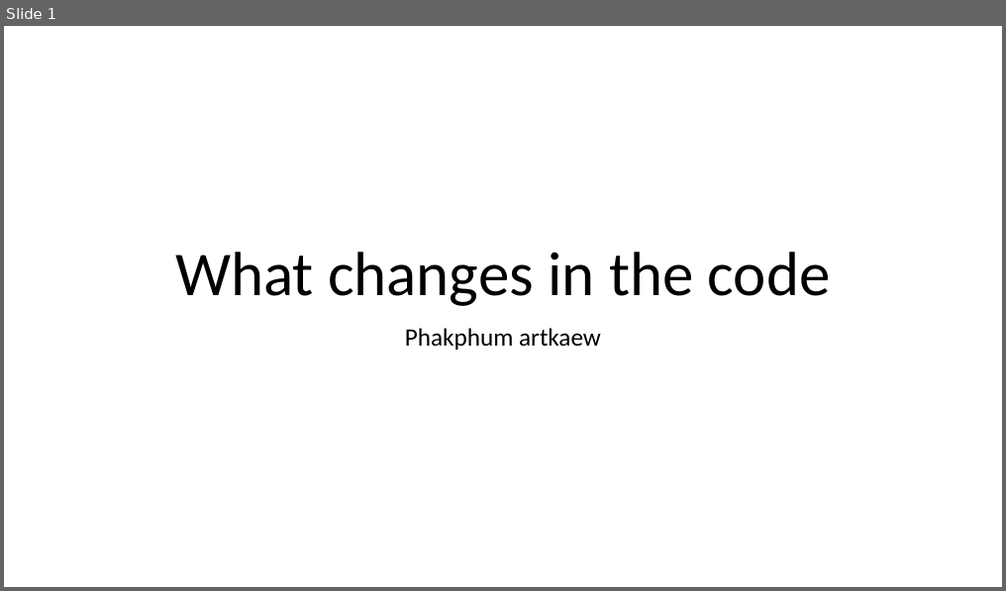
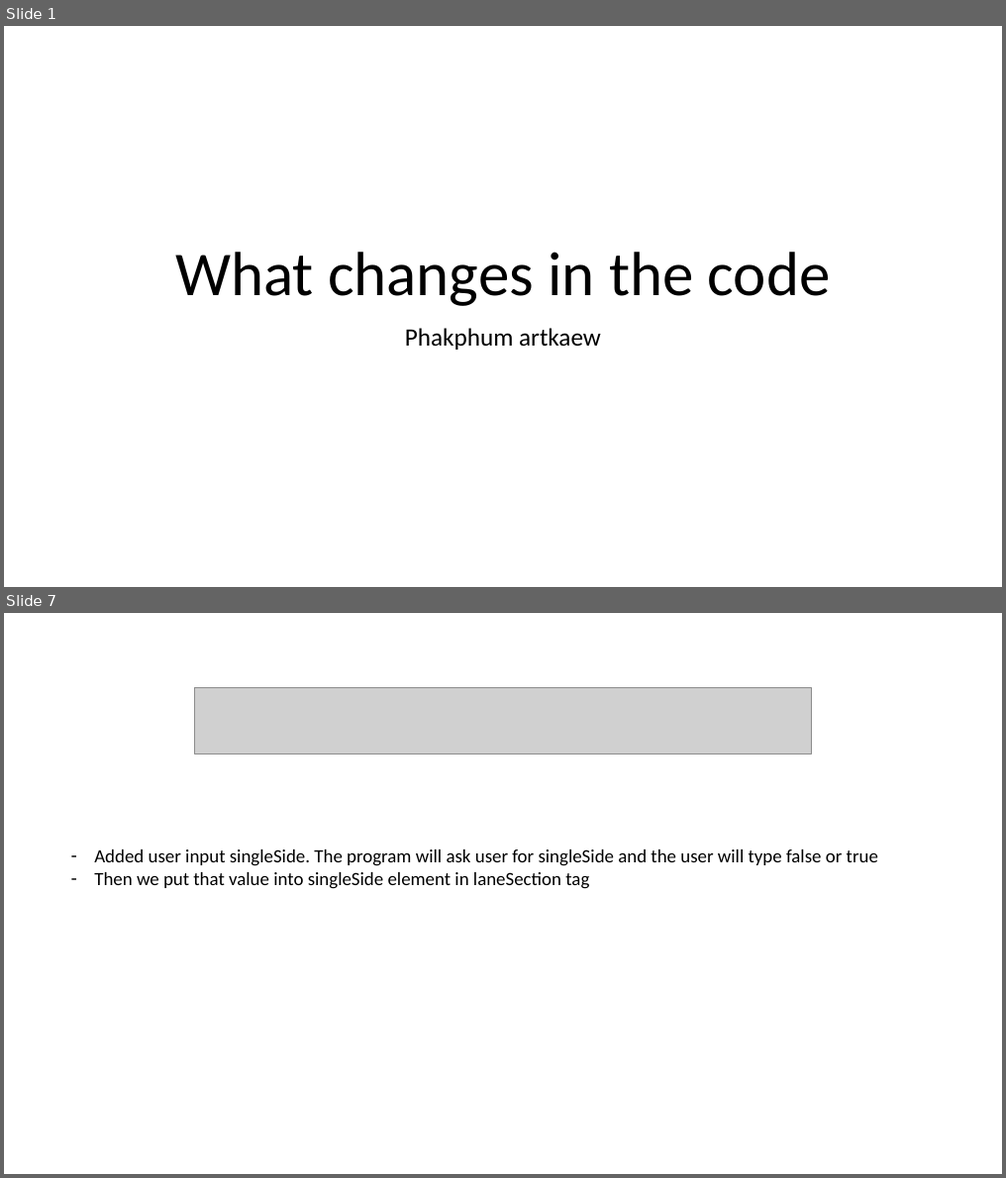
Before and after one commit to ivsg-psu/PathPlanning_MapTools_ParseXODR, a slide deck: Documents/xodr_changes_in_code.pptx. Shown one above the other, each under a label of ours: slide 1 before the commit, slides 1 and 7 after it; the slides between them are not shown. The pictures are 1006x591 and 1006x1178 pixels, drawn with LibreOffice and Linux fonts; fonts in the diff are those of the drawing; grey boxes stand for pictures. Boxes give left, top, right and bottom in pixels: in the first picture for what was removed or moved away, otherwise in the second. Text is boxed around its words. In the diff, an @@ line names an element or a change of style, - is before the commit and + after.

```diff
--- a/Documents/xodr_changes_in_code.pptx
+++ b/Documents/xodr_changes_in_code.pptx
@@ slide 7 added at [4,613,1002,1174], background #FFFFFF @@
@@ picture added at [194,687,812,754] @@
@@ text added at [94,850,878,889], 18 pt, text #000000 @@
+– Added user input singleSide. The program will ask user for singleSide and the user will type false or true
+– Then we put that value into singleSide element in laneSection tag
```
Also in this commit, not shown: 8 other slides added, 1 slide removed.
